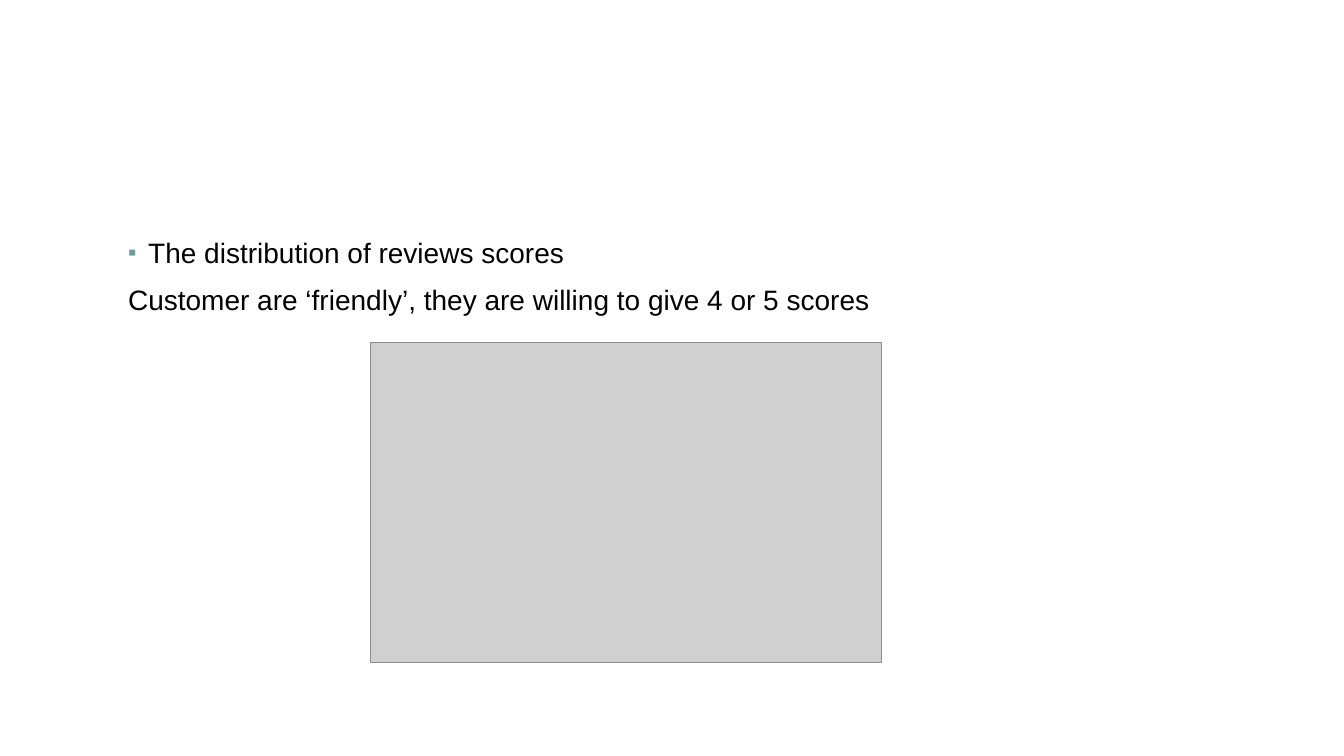
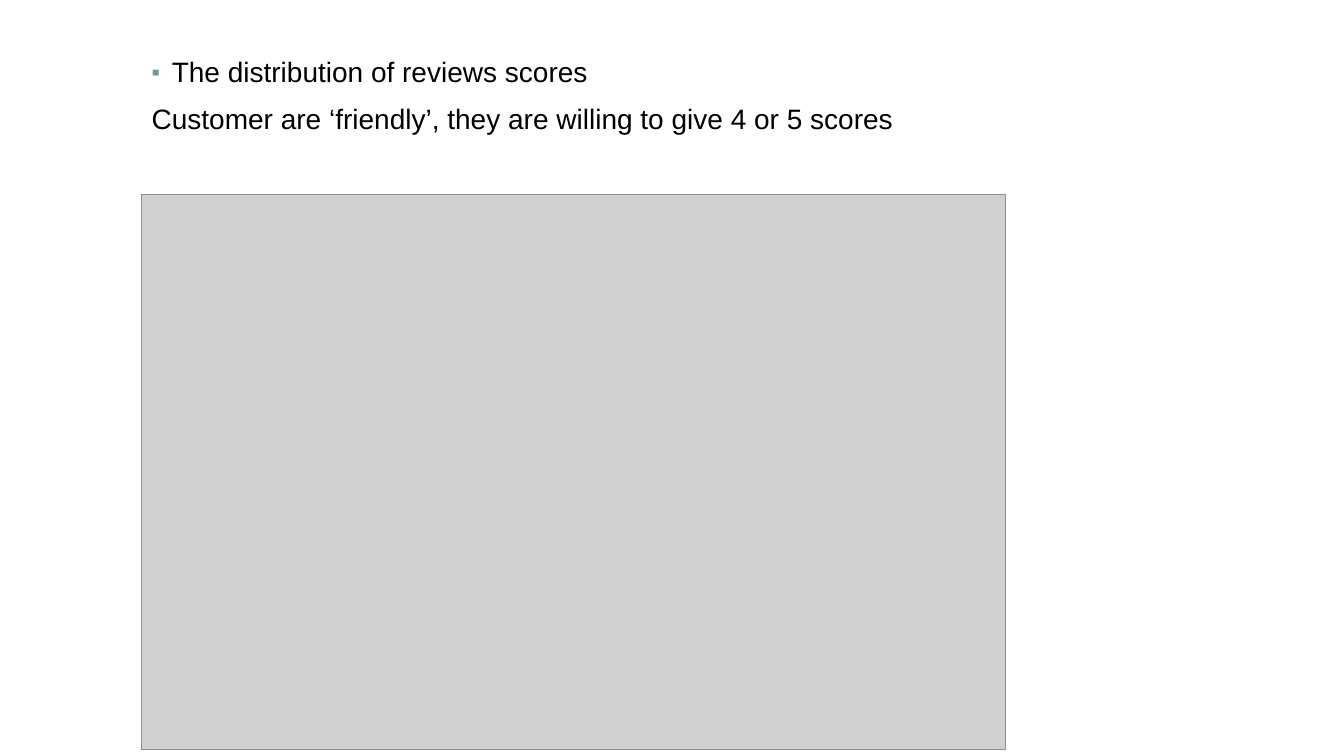
Before and after one commit to oxu2/YelpDataAnalysis, a slide deck: slide 8 of presentationYelpAnalysis.pptx. Drawn at 1344x756 pixels with LibreOffice and Linux fonts; fonts in the diff are those of the drawing; grey boxes stand for pictures; background and template pictures are left out. Boxes give left, top, right and bottom in pixels: in the first picture for what was removed or moved away, otherwise in the second. Text is boxed around its words. In the diff, an @@ line names an element or a change of style, - is before the commit and + after.

```diff
--- a/presentationYelpAnalysis.pptx
+++ b/presentationYelpAnalysis.pptx
@@ text "The distribution of reviews scores": place and size @@
-text "The distribution of reviews scores" at <box>128,242,870,315</box>
+text "The distribution of reviews scores" at <box>152,61,893,134</box>
@@ picture added at <box>141,195,1005,749</box> @@
@@ picture removed at <box>371,343,882,663</box> @@
```
Also in this commit, not shown: 7 other slides changed, 1 slide added, 1 slide removed, 5 other files.
